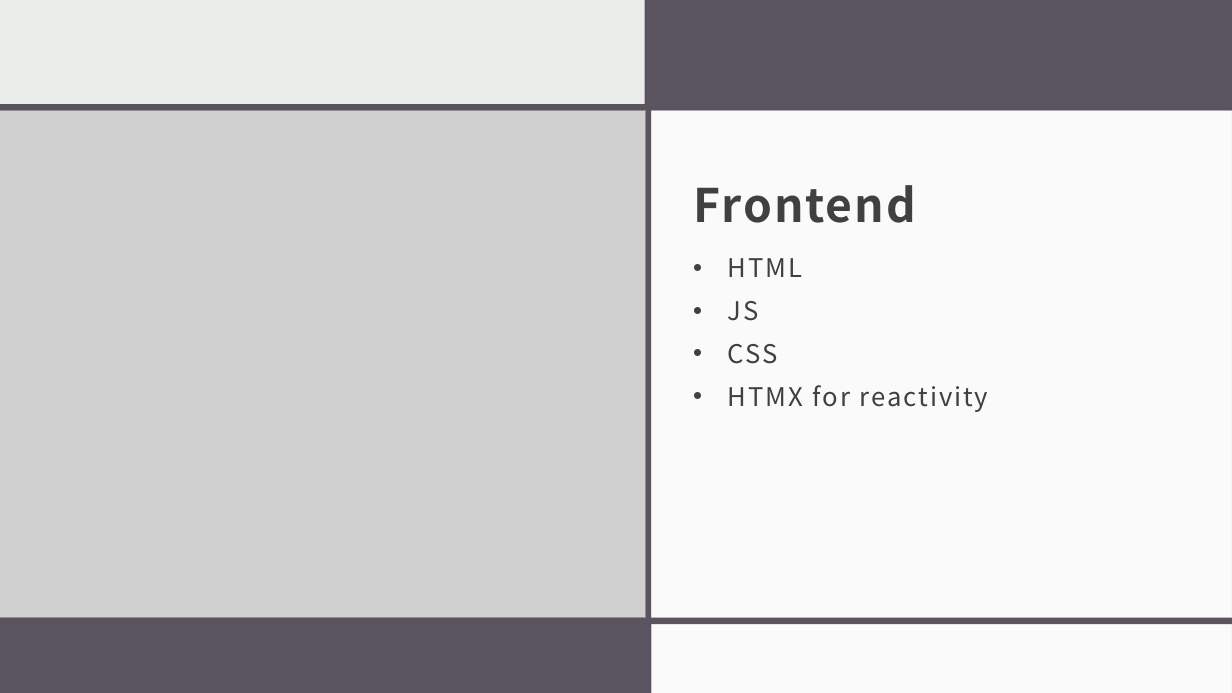
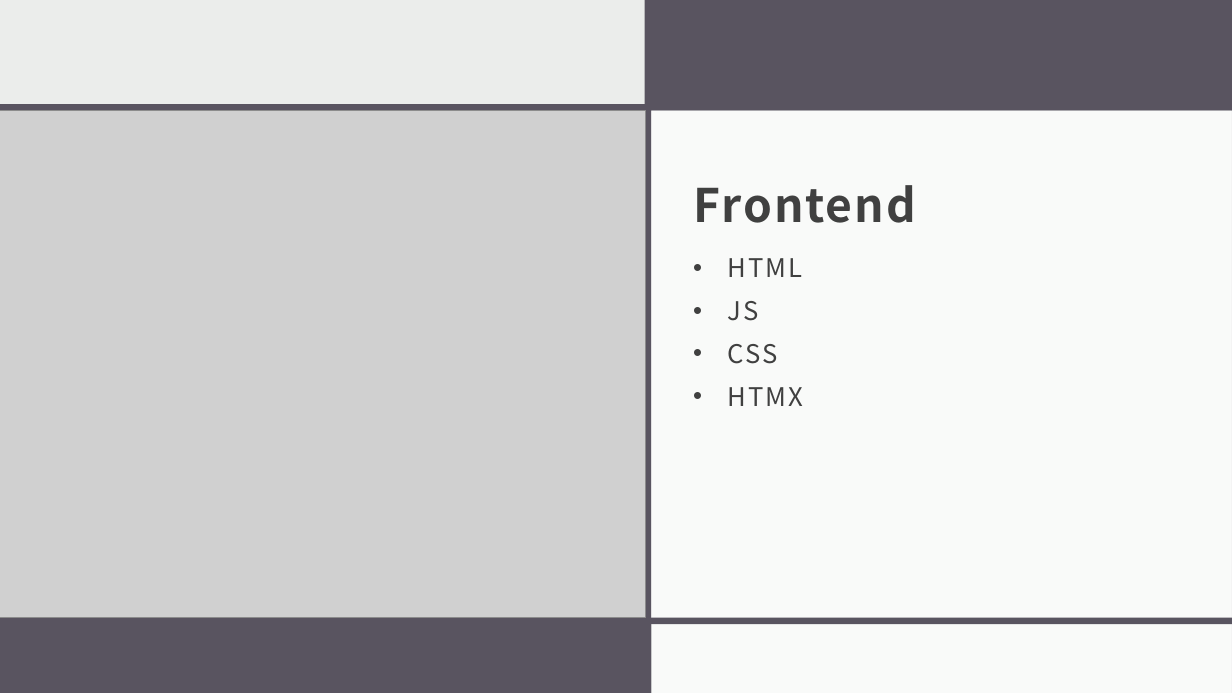
Before and after one commit to davooos/CSCI331-Final-Site, a slide deck: slide 4 of WebDev_Presentation.pptx. Drawn at 1232x693 pixels with LibreOffice and Linux fonts; fonts in the diff are those of the drawing; grey boxes stand for pictures. Boxes give left, top, right and bottom in pixels: in the first picture for what was removed or moved away, otherwise in the second. Text is boxed around its words. In the diff, an @@ line names an element or a change of style, - is before the commit and + after.

```diff
--- a/WebDev_Presentation.pptx
+++ b/WebDev_Presentation.pptx
@@ subtitle at (x1=728, y1=387, x2=803, y2=406): text changed @@
-• HTMX for reactivity
+• HTMX
```
Also in this commit, not shown: 1 other slide changed.
